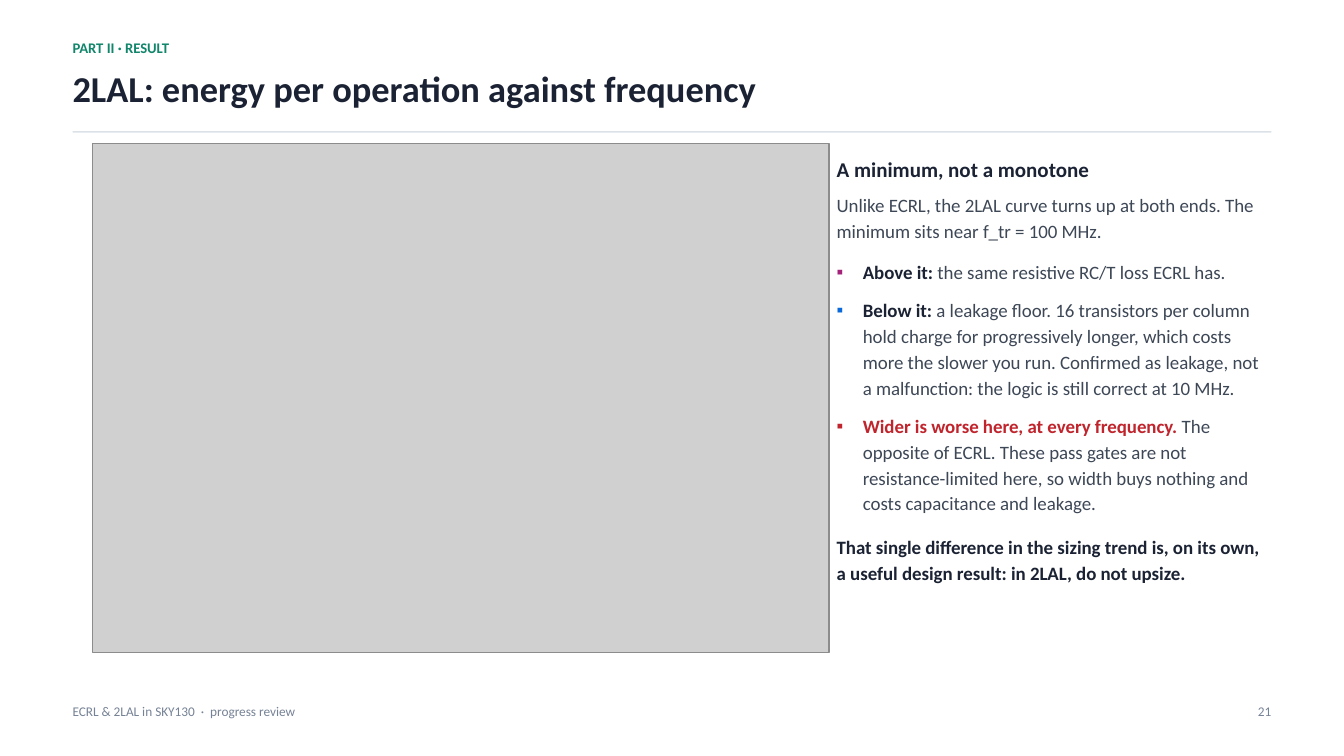
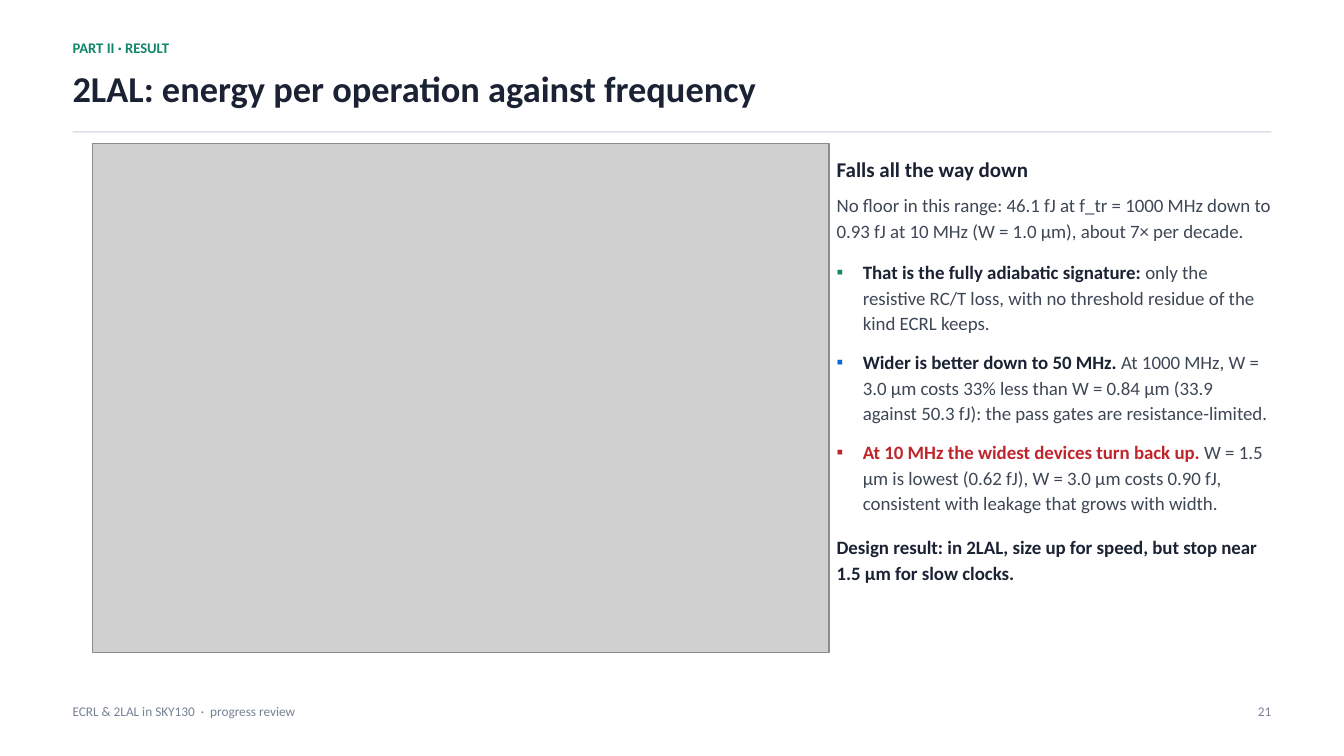
Before and after one commit to Sairam-Kesanapalli/Adiabatic_sweep, a slide deck: slide 21 of slides/ECRL_2LAL_Progress_Review.pptx. Drawn at 1344x756 pixels with LibreOffice and Linux fonts; fonts in the diff are those of the drawing; grey boxes stand for pictures. Boxes give left, top, right and bottom in pixels: in the first picture for what was removed or moved away, otherwise in the second. Text is boxed around its words. In the diff, an @@ line names an element or a change of style, - is before the commit and + after.

```diff
--- a/slides/ECRL_2LAL_Progress_Review.pptx
+++ b/slides/ECRL_2LAL_Progress_Review.pptx
@@ text at <box>837,162,1271,583</box>: text changed @@
-A minimum, not a monotone
-Unlike ECRL, the 2LAL curve turns up at both ends. The minimum sits near f_tr = 100 MHz.
-▪ Above it: the same resistive RC/T loss ECRL has.
-▪ Below it: a leakage floor. 16 transistors per column hold charge for progressively longer, which costs more the slower you run. Confirmed as leakage, not a malfunction: the logic is still correct at 10 MHz.
-▪ Wider is worse here, at every frequency. The opposite of ECRL. These pass gates are not resistance-limited here, so width buys nothing and costs capacitance and leakage.
-That single difference in the sizing trend is, on its own, a useful design result: in 2LAL, do not upsize.
+Falls all the way down
+No floor in this range: 46.1 fJ at f_tr = 1000 MHz down to 0.93 fJ at 10 MHz (W = 1.0 µm), about 7× per decade.
+▪ That is the fully adiabatic signature: only the resistive RC/T loss, with no threshold residue of the kind ECRL keeps.
+▪ Wider is better down to 50 MHz. At 1000 MHz, W = 3.0 µm costs 33% less than W = 0.84 µm (33.9 against 50.3 fJ): the pass gates are resistance-limited.
+▪ At 10 MHz the widest devices turn back up. W = 1.5 µm is lowest (0.62 fJ), W = 3.0 µm costs 0.90 fJ, consistent with leakage that grows with width.
+Design result: in 2LAL, size up for speed, but stop near 1.5 µm for slow clocks.
```
Also in this commit, not shown: 8 other slides changed, 15 other files.
